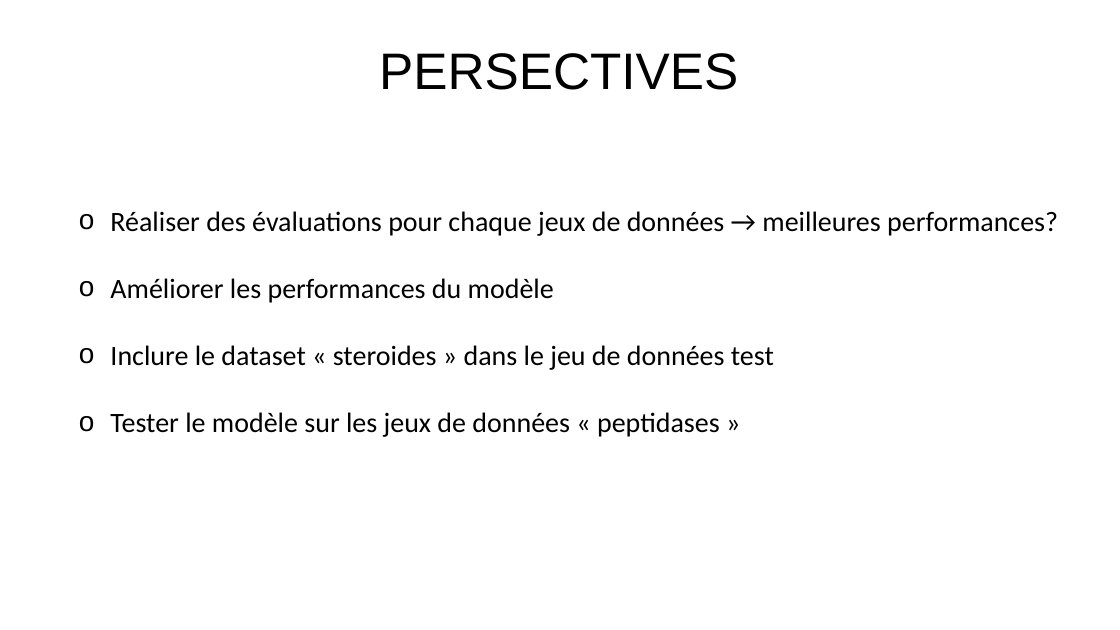
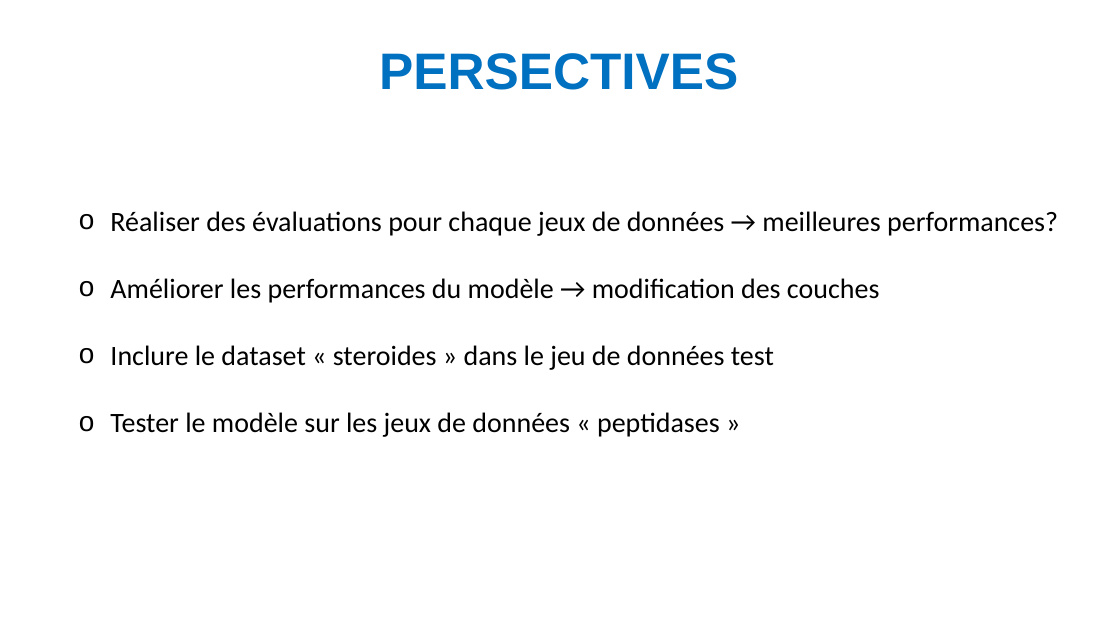
Before and after one commit to juugeebee/Projet_DL_M2, a slide deck: slide 10 of PresentationDL_JGorse.pptx. Drawn at 1120x630 pixels with LibreOffice and Linux fonts; fonts in the diff are those of the drawing. Boxes give left, top, right and bottom in pixels: in the first picture for what was removed or moved away, otherwise in the second. Text is boxed around its words. In the diff, an @@ line names an element or a change of style, - is before the commit and + after.

```diff
--- a/PresentationDL_JGorse.pptx
+++ b/PresentationDL_JGorse.pptx
@@ text "PERSECTIVES" at <box>379,53,738,90</box>: text colour #000000 to #0070C0, bold on @@
@@ text at <box>110,278,879,303</box>: text changed @@
-o Améliorer les performances du modèle
+o Améliorer les performances du modèle → modification des couches
```
Also in this commit, not shown: 10 other slides changed.
